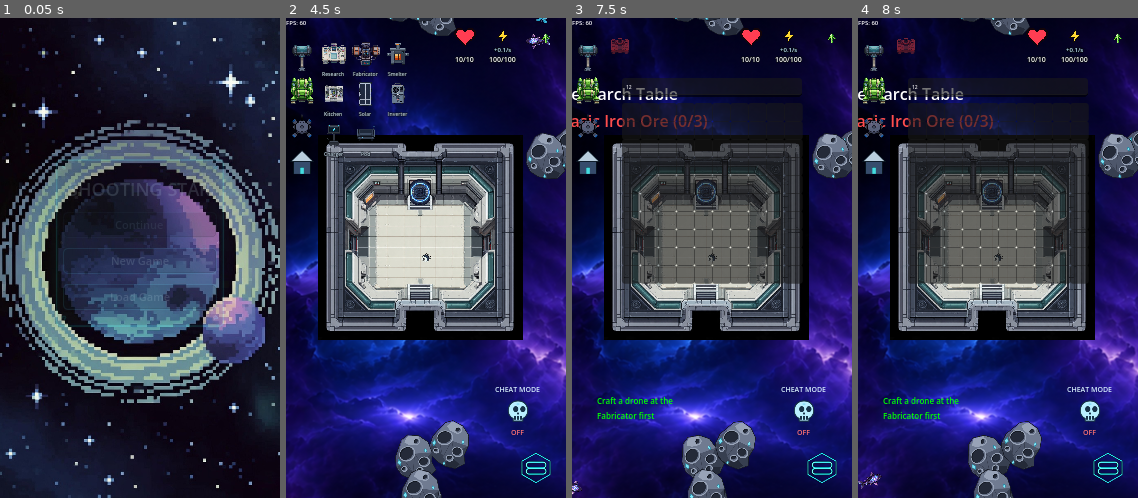
Above: before the commit, frames 1-4 (left to right).
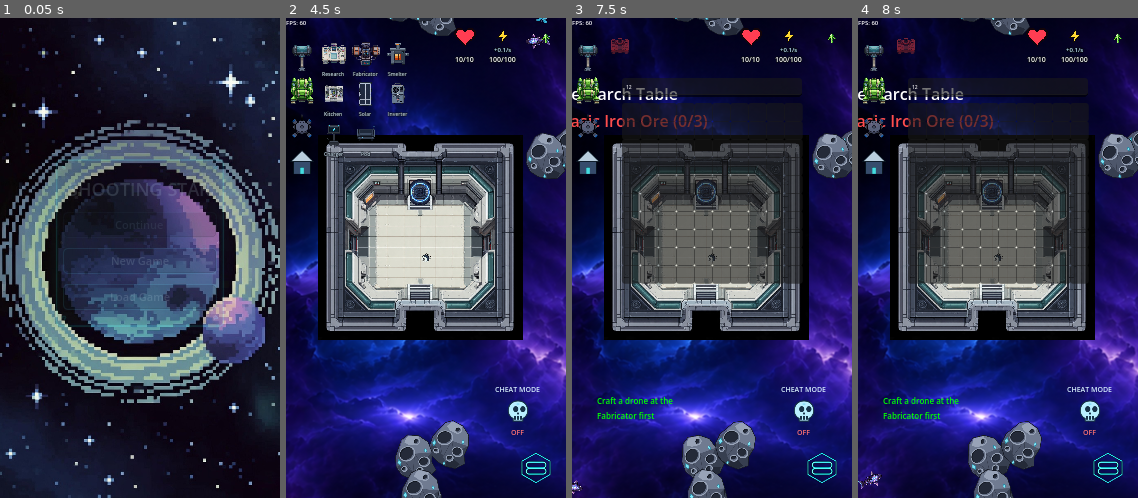
Above: after the commit, the same moments.

Repository: wildane/ShootingStar
Game: Godot game, scene res://scene/main_menu/main_menu.tscn
Two runs of this game, one before a commit and one after it. Both use one fixed random seed, a clock stepped at 60 frames per second and the inputs below.
Inputs (mouse positions are in pixels of both pictures, inside the frame that each line leads up to):
- Up to frame 1 (0.05 s): no input
- Up to frame 2 (4.5 s): click "New Game" at 0.5 s; click "New Game" at 1.25 s; tap Enter at 2 s; drag from (426, 186) to (484, 234) at 2.02 s; drag from (370, 282) to (426, 234) at 2.77 s; move the mouse to (454, 152) at 3.52 s; hold Right 3.53-4.25 s; tap Backspace at 3.6 s; click (302, 56) at 4.25 s
- Up to frame 3 (7.5 s): click (619, 56) at 5 s; click (588, 90) at 5.75 s; click (712, 85) at 6.52 s; type "12" at 6.6 s; click (588, 123) at 7.25 s
- Up to frame 4 (8 s): no input

Frame 1 is identical in both runs. In frame 2, less than 0.1% of the frame differs, in the area x 48-95%, y 3-51%; in frame 3, less than 0.1%; in frame 4, 0.1%, in the area x 0-52%, y 50-99%.

Commit message:
Naikkan tick fizik kepada 120 Hz untuk pergerakan lebih licin.
Vsync kekal aktif (60 fps render), tetapi logik pemain, pod dan mob kini
dikemas kini 120 kali sesaat. Semua pergerakan sedia ada guna delta/velocity
jadi kelajuan tidak berubah.

Diff:
--- a/project.godot
+++ b/project.godot
@@ -78,6 +78,10 @@
 2d_physics/layer_8="mob"
 2d_physics/layer_17="bullet"
 
+[physics]
+
+common/physics_ticks_per_second=120
+
 [rendering]
 
 renderer/rendering_method="mobile"
